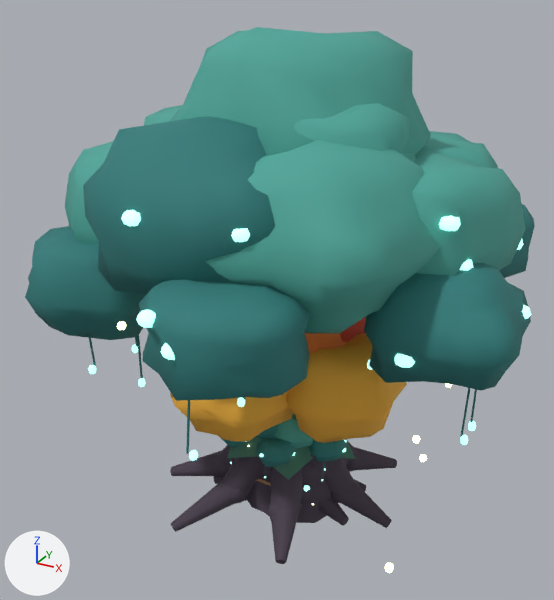
The glTF model client/public/models/trees.glb as it was, and as the next commit left it.
Rendered twice from a 50 mm camera at (5.71, -10.87, 9.3) aimed at (-0.14, -0.22, 3.97). The lights are fixed; the arrows at lower left show +X, +Y and +Z. The older version comes first. Vertices at exactly the same position are counted once.

Script lines for the objects in view, before the commit:
```python
ob_tree_cedar_mature = bpy.data.objects.new('Tree_cedar_mature', me_tree_cedar_maturemesh)
ob_tree_cedar_mature.location = (0.0, 0.0, 0.0)
ob_tree_elderwood_stump = bpy.data.objects.new('Tree_elderwood_stump', me_tree_elderwood_stumpmesh)
ob_tree_elderwood_stump.location = (0.0, 0.0, 0.0)
ob_tree_maple_mature = bpy.data.objects.new('Tree_maple_mature', me_tree_maple_maturemesh)
ob_tree_maple_mature.location = (0.0, 0.0, 0.0)
# also in view: 'Tree_elderwood_sapling' at (0.0, 0.03, 1.2); 'Tree_elderwood_mature' at (0.01, -0.07, 4.12)
```
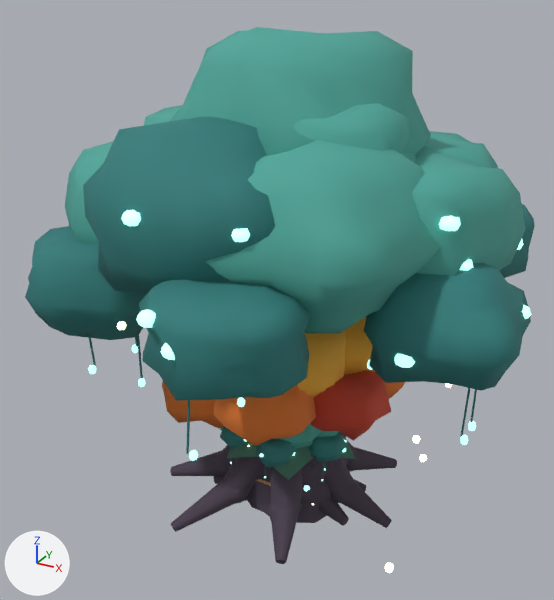
The change in detail:
me_tree_maple_maturemesh is used by ob_tree_maple_mature; location (0.0, 0.0, 0.0).
me_tree_maple_maturemesh had 802 vertices, 1548 faces and spanned x -2.29..2.23, y -2.28..2.27, z -0.06..4.53.
me_tree_maple_maturemesh now has 1068 vertices, 2040 faces and spans x -2.02..2.02, y -2.25..2.27, z -0.06..4.93.
me_tree_maple_maturemesh part 1: the loose piece of 98 vertices spanning x -0.28..1.53, y -0.57..1.15, z 3.1..4.53 is rebuilt with 56 vertices and now spans x 0.03..1.85, y -0.57..1.18, z 2.61..3.94, in mat_fw_mapleleafgold (orange #f2b33d).
me_tree_maple_maturemesh part 2: the loose piece of 98 vertices spanning x -1.52..1.49, y -1.49..1.4, z 2.1..4.39 is rebuilt with 56 vertices and now spans x -1.13..1.05, y -1.18..0.97, z 2.09..3.99.
me_tree_maple_maturemesh part 3: the loose piece of 98 vertices spanning x 0.09..2.23, y -1.5..0.75, z 1.9..3.67 is rebuilt with 56 vertices and now spans x 0.52..2.02, y -1.16..0.32, z 1.89..3.08, in mat_fw_mapleleafred (red #c8452f).
me_tree_maple_maturemesh part 4: the loose piece of 98 vertices spanning x -1.46..0.71, y -2.28..-0.07, z 1.89..3.61 is rebuilt with 56 vertices and now spans x -0.59..1.07, y -2.25..-0.47, z 2.09..3.24, in mat_fw_mapleleaf (orange #e0782e).
me_tree_maple_maturemesh part 5: 98 vertices removed from x -0.81..1.31, y 0.13..2.27, z 1.92..3.59; 616 vertices added at x -2.02..1.93, y -1.83..2.27, z 1.71..4.93.
Other edits to the shape of me_tree_maple_maturemesh do not show in these pictures.

Pixel boxes (x1, y1, x2, y2) of what changed, in the pictures (554 x 600 px):
'Tree_maple_mature', reshaped
    before: (170, 317, 407, 443)
    after: (162, 317, 405, 446)
part 1 of me_tree_maple_maturemesh, rebuilt
    before: (340, 317, 366, 342)
    after: (344, 317, 375, 375)
part 2 of me_tree_maple_maturemesh, rebuilt (not visible afterwards)
    before: (304, 333, 347, 354)
part 3 of me_tree_maple_maturemesh, rebuilt
    before: (286, 333, 407, 443)
    after: (311, 370, 391, 441)
part 4 of me_tree_maple_maturemesh, rebuilt
    before: (170, 391, 293, 442)
    after: (214, 385, 316, 446)
part 5 of me_tree_maple_maturemesh, reshaped
    after: (162, 331, 405, 429)
